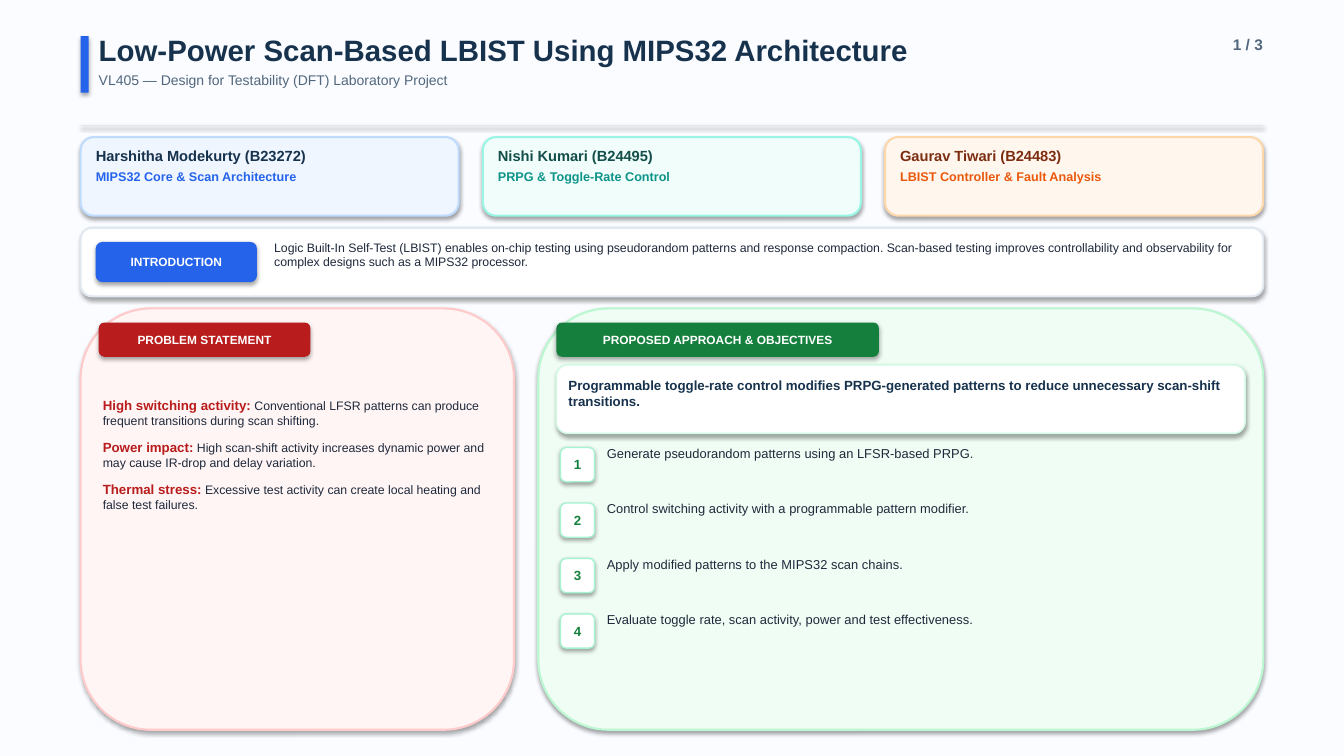
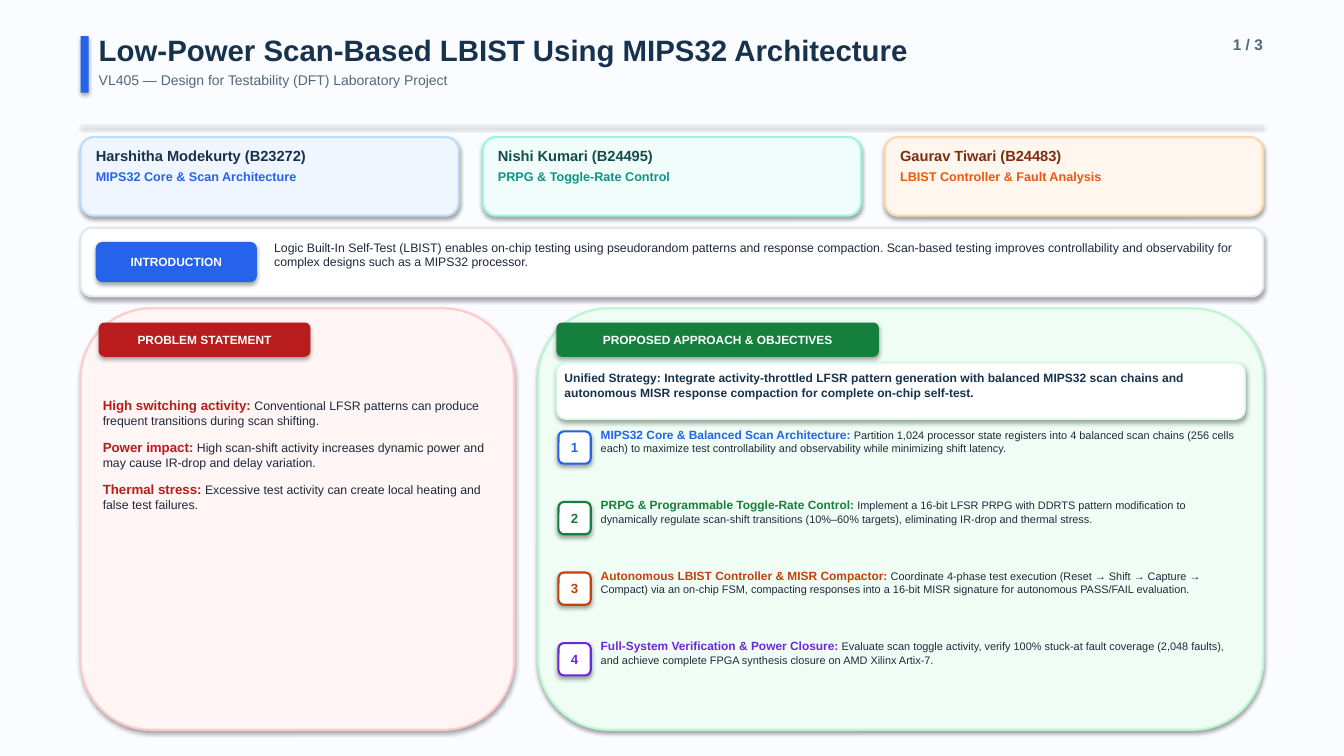
Before and after one commit to kumariNISHI78/PRPG-Programmable-Toggle-Rate-Control-LBIST, a slide deck: slide 1 of VL405_LBIST_Project_Presentation.pptx. Drawn at 1344x756 pixels with LibreOffice and Linux fonts; fonts in the diff are those of the drawing. Boxes give left, top, right and bottom in pixels: in the first picture for what was removed or moved away, otherwise in the second. Text is boxed around its words. In the diff, an @@ line names an element or a change of style, - is before the commit and + after.

Commit message:
feat: Expand Slide 1 Proposed Approach & Objectives across all 3 pillars (MIPS32 scan, PRPG toggle control, LBIST FSM & MISR)

```diff
--- a/VL405_LBIST_Project_Presentation.pptx
+++ b/VL405_LBIST_Project_Presentation.pptx
@@ rounded rectangle: place and size @@
-rounded rectangle at bbox=[557, 365, 1245, 434]
+rounded rectangle at bbox=[557, 363, 1245, 419]
@@ text at bbox=[564, 373, 1183, 399]: text changed; size 9.5 to 8.6 pt @@
-Programmable toggle-rate control modifies PRPG-generated patterns to reduce unnecessary scan-shift transitions.
+Unified Strategy: Integrate activity-throttled LFSR pattern generation with balanced MIPS32 scan chains and autonomous MISR response compaction for complete on-chip self-test.
@@ rounded rectangle "1": place and size @@
-rounded rectangle "1" at bbox=[561, 448, 595, 482]
+rounded rectangle "1" at bbox=[559, 432, 591, 464]
@@ rounded rectangle "1" at bbox=[559, 432, 591, 464]: text colour #15803D to #2563EB; outline #A7F3D0 1 pt to #2563EB 1.5 pt @@
@@ text at bbox=[601, 430, 1234, 455]: text changed; size 9.2 to 7.8 pt @@
-Generate pseudorandom patterns using an LFSR-based PRPG.
+MIPS32 Core & Balanced Scan Architecture: Partition 1,024 processor state registers into 4 balanced scan chains (256 cells each) to maximize test controllability and observability while minimizing shift latency.
@@ rounded rectangle "2": place and size @@
-rounded rectangle "2" at bbox=[561, 503, 595, 537]
+rounded rectangle "2" at bbox=[559, 502, 591, 534]
@@ rounded rectangle "2" at bbox=[559, 502, 591, 534]: outline #A7F3D0 1 pt to #15803D 1.5 pt @@
@@ text at bbox=[601, 500, 1186, 525]: text changed; size 9.2 to 7.8 pt @@
-Control switching activity with a programmable pattern modifier.
+PRPG & Programmable Toggle-Rate Control: Implement a 16-bit LFSR PRPG with DDRTS pattern modification to dynamically regulate scan-shift transitions (10%–60% targets), eliminating IR-drop and thermal stress.
@@ rounded rectangle "3": place and size @@
-rounded rectangle "3" at bbox=[561, 559, 595, 593]
+rounded rectangle "3" at bbox=[559, 573, 591, 605]
@@ rounded rectangle "3" at bbox=[559, 573, 591, 605]: text colour #15803D to #C2410C; outline #A7F3D0 1 pt to #C2410C 1.5 pt @@
@@ text at bbox=[601, 571, 1190, 596]: text changed; size 9.2 to 7.8 pt @@
-Apply modified patterns to the MIPS32 scan chains.
+Autonomous LBIST Controller & MISR Compactor: Coordinate 4-phase test execution (Reset → Shift → Capture → Compact) via an on-chip FSM, compacting responses into a 16-bit MISR signature for autonomous PASS/FAIL evaluation.
@@ rounded rectangle "4": place and size @@
-rounded rectangle "4" at bbox=[561, 614, 595, 648]
+rounded rectangle "4" at bbox=[559, 643, 591, 676]
@@ rounded rectangle "4" at bbox=[559, 643, 591, 676]: text colour #15803D to #6D28D9; outline #A7F3D0 1 pt to #6D28D9 1.5 pt @@
@@ text at bbox=[601, 641, 1224, 666]: text changed; size 9.2 to 7.8 pt @@
-Evaluate toggle rate, scan activity, power and test effectiveness.
+Full-System Verification & Power Closure: Evaluate scan toggle activity, verify 100% stuck-at fault coverage (2,048 faults), and achieve complete FPGA synthesis closure on AMD Xilinx Artix-7.
```
Also in this commit, not shown: 4 other files.
